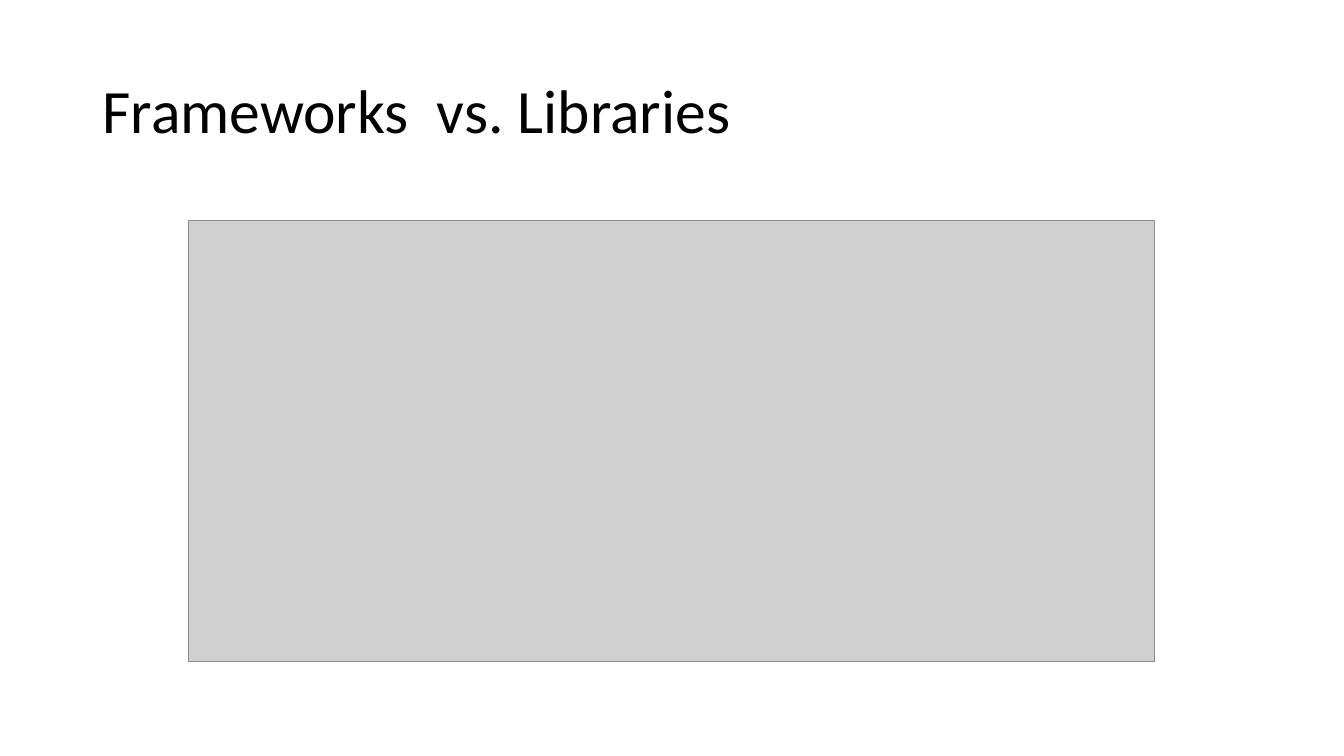
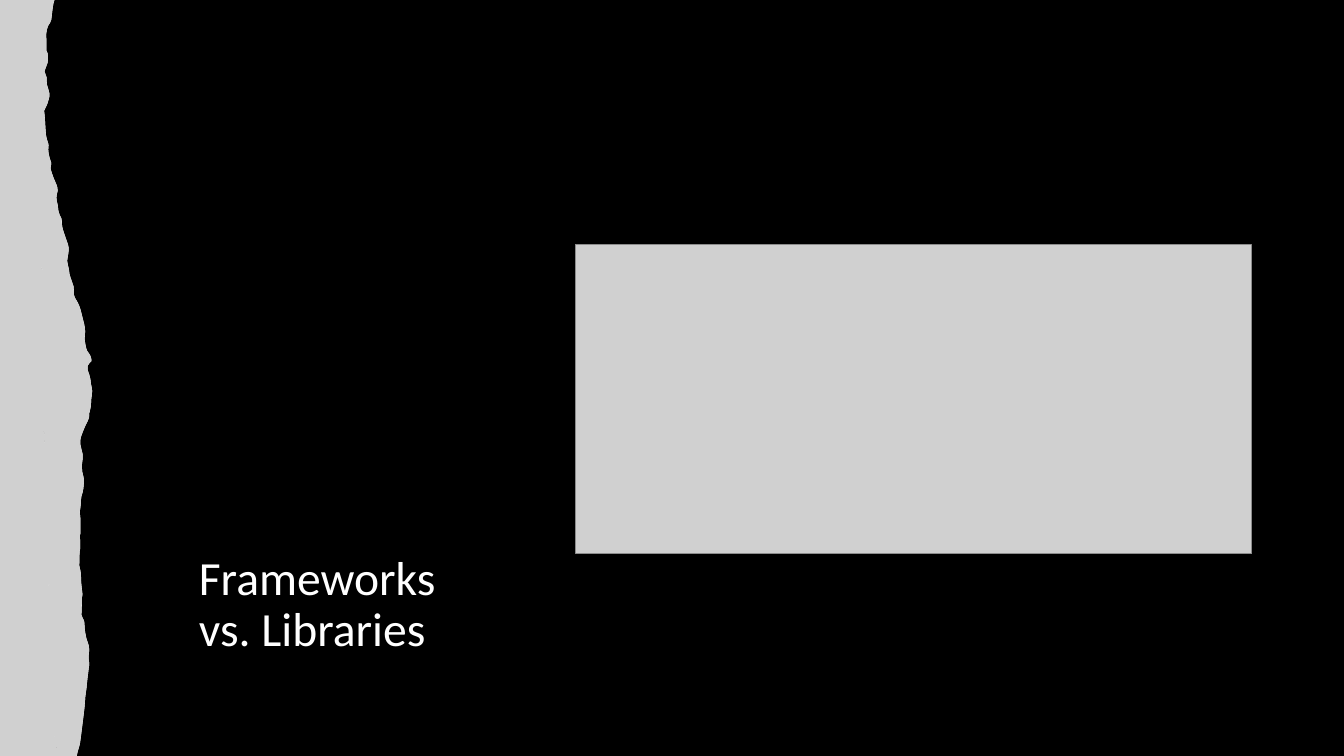
Before and after one commit to anna-staub/leiterlispiel, a slide deck: slide 3 of documents/JavaScript_Libraries/Gruppe_C_Praesentation_JSLibraries.pptx. Drawn at 1344x756 pixels with LibreOffice and Linux fonts; fonts in the diff are those of the drawing; grey boxes stand for pictures. Boxes give left, top, right and bottom in pixels: in the first picture for what was removed or moved away, otherwise in the second. Text is boxed around its words. In the diff, an @@ line names an element or a change of style, - is before the commit and + after.

```diff
--- a/documents/JavaScript_Libraries/Gruppe_C_Praesentation_JSLibraries.pptx
+++ b/documents/JavaScript_Libraries/Gruppe_C_Praesentation_JSLibraries.pptx
@@ background #FFFFFF to #000000 @@
@@ freeform shape added at [1, 0, 92, 756], fill #FFFFFF @@
@@ picture added at [1, 0, 92, 756] @@
@@ title "Frameworks vs. Libraries": place and size @@
-title "Frameworks vs. Libraries" at [102, 90, 730, 134]
+title "Frameworks vs. Libraries" at [199, 562, 435, 647]
@@ title "Frameworks vs. Libraries" at [199, 562, 435, 647]: size 44 to 34 pt, text colour #000000 to #FFFFFF; vertical alignment middle to bottom @@
@@ picture: place and size @@
-picture at [190, 221, 1155, 662]
+picture at [576, 245, 1252, 554]
```
Also in this commit, not shown: 8 other slides changed, 2 slides added, 1 slide removed, 3 other files.
